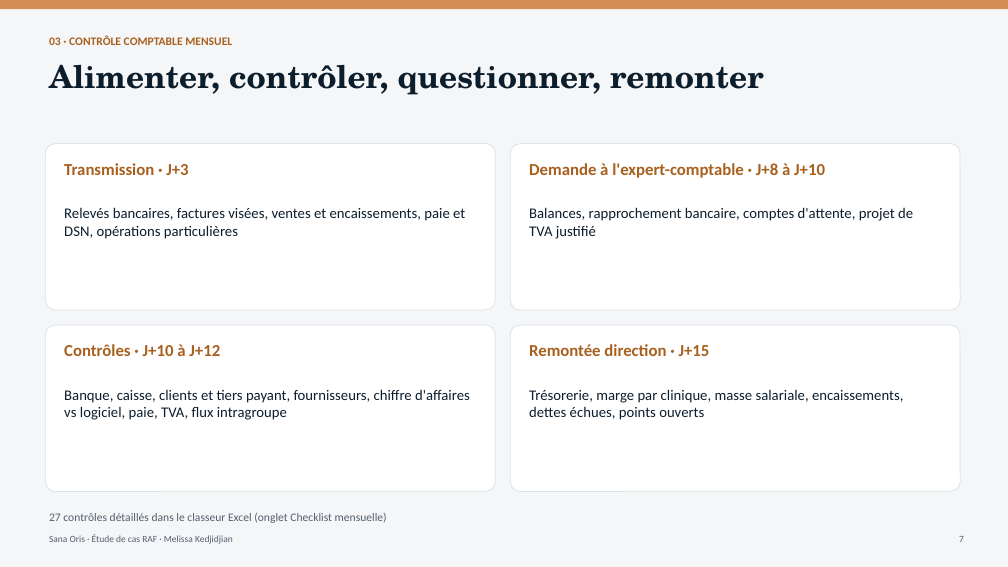
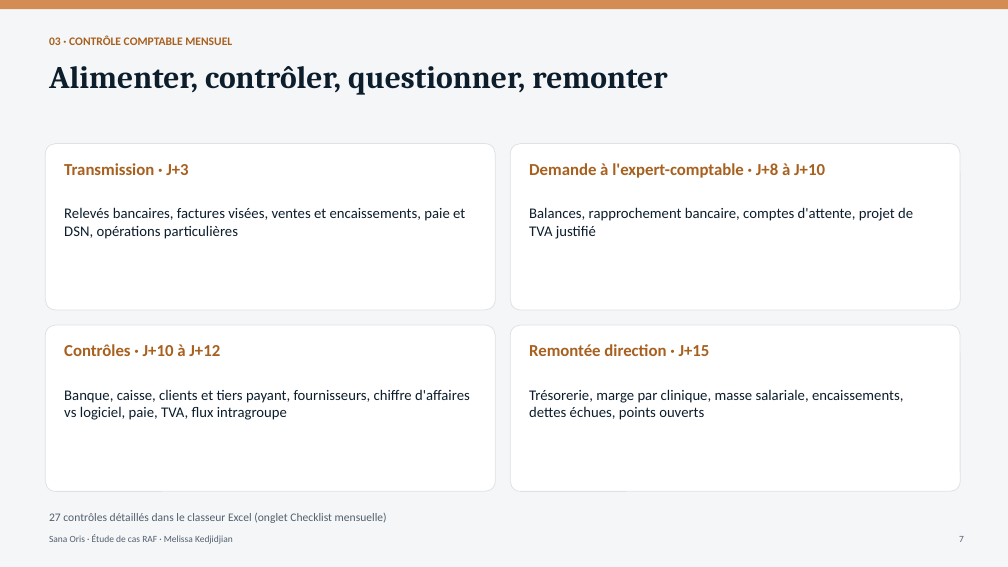
Before and after one commit to melkedjian-dev/sana_oris, a slide deck: slide 7 of Presentation_Sana_Oris_Melissa_Kedjidjian.pptx. Drawn at 1008x567 pixels with LibreOffice and Linux fonts; fonts in the diff are those of the drawing. Boxes give left, top, right and bottom in pixels: in the first picture for what was removed or moved away, otherwise in the second. Text is boxed around its words. In the diff, an @@ line names an element or a change of style, - is before the commit and + after.

```diff
--- a/Presentation_Sana_Oris_Melissa_Kedjidjian.pptx
+++ b/Presentation_Sana_Oris_Melissa_Kedjidjian.pptx
@@ text "Alimenter, contrôler, questionner, remonter" at (x1=49, y1=66, x2=667, y2=95): font TeX Gyre Schola to Cambria @@
```
Also in this commit, not shown: 12 other slides changed, 2 other files.
